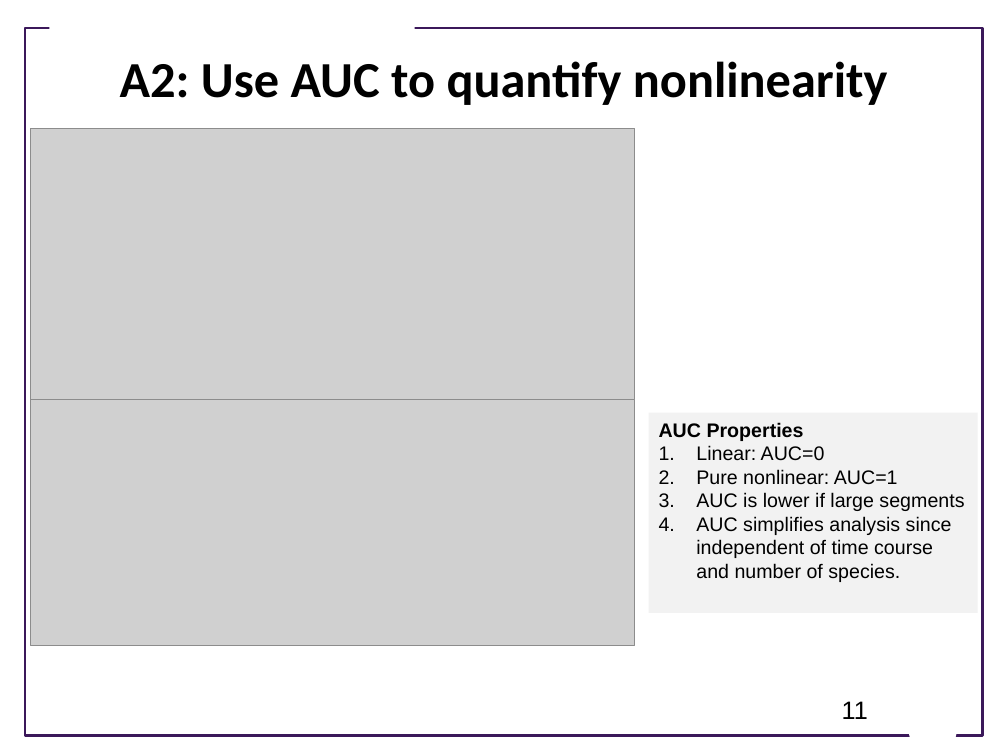
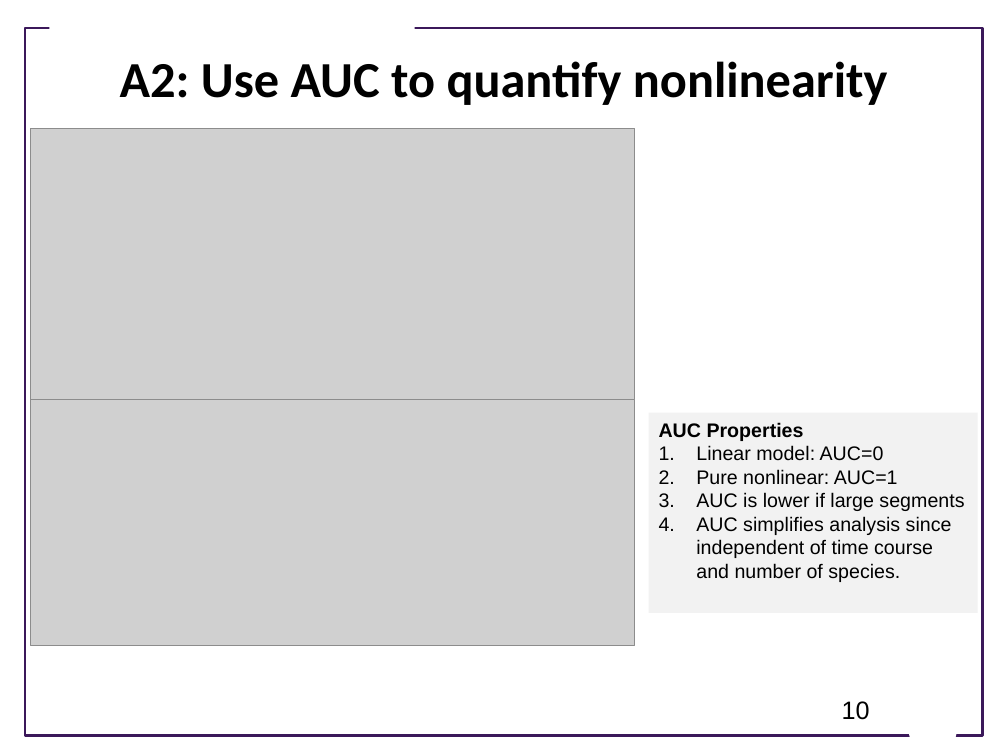
Before and after one commit to joseph-hellerstein/biomodels_linearity, a slide deck: slide 10 of docs/How Nonlinear is BioModels.pptx (slide 11 before the commit). Drawn at 1008x756 pixels with LibreOffice and Linux fonts; fonts in the diff are those of the drawing; grey boxes stand for pictures; background and template pictures are left out. Boxes give left, top, right and bottom in pixels: in the first picture for what was removed or moved away, otherwise in the second. Text is boxed around its words. In the diff, an @@ line names an element or a change of style, - is before the commit and + after.

```diff
--- a/docs/How Nonlinear is BioModels.pptx
+++ b/docs/How Nonlinear is BioModels.pptx
@@ text in rectangle at [696,445,884,461]: text changed @@
-1. Linear: AUC=0
+1. Linear model: AUC=0
@@ page number at [842,701,870,720]: text changed @@
-11
+10
```
Also in this commit, not shown: 12 other slides changed, 6 slides added, 1 slide removed, 3 other files.
